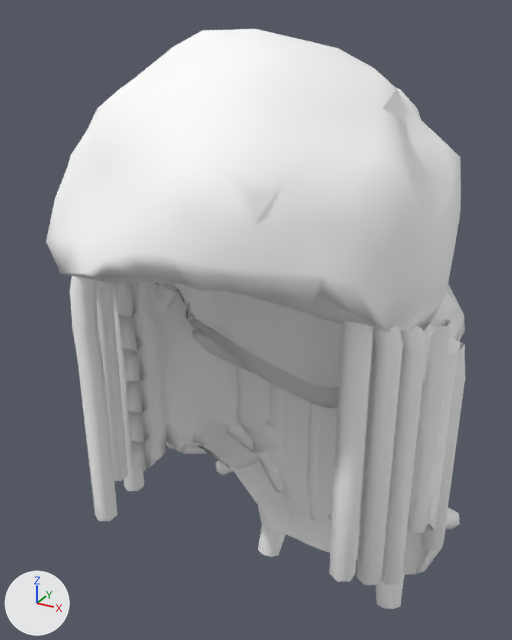
An edit to the glTF model public/avatars/hair/f-low.glb, drawn before and after from the same camera.
Rendered twice from a 50 mm camera at (0.216, -0.381, 1.763) aimed at (-0.021, 0.049, 1.548). Every picture has the same lights, and +X, +Y and +Z are marked at lower left. The older version comes first. Where no turn or scale is listed for an object, it has been applied to the vertices. Vertices at exactly the same position are counted once.

In view in the first picture: 'braids-lengths', 'bun', 'buzz', 'curls', 'locs-lengths', 'long-lengths' and 4 more.
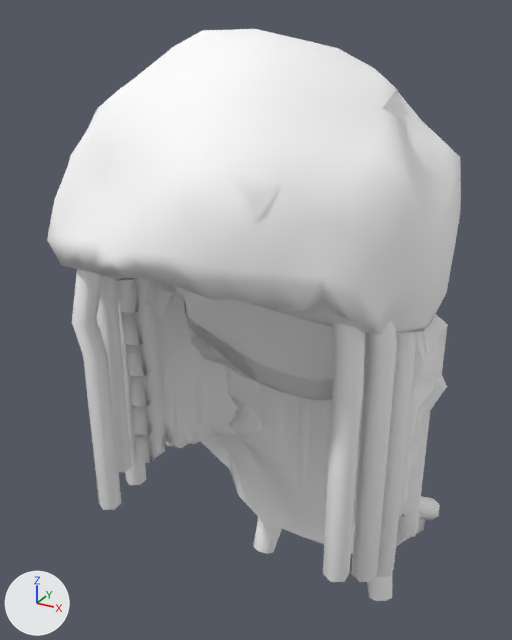
The change, as a diff of the scene's bpy script:
```diff
--- a/public/avatars/hair/f-low.glb.py
+++ b/public/avatars/hair/f-low.glb.py
@@ me_long_lengths @@
-me_long_lengths.from_pydata(...)  # 387 vertices, 718 faces; spans x -0.123..0.132, y -0.018..0.148, z 1.27..1.589
+me_long_lengths.from_pydata(...)  # 387 vertices, 718 faces; spans x -0.124..0.122, y -0.015..0.148, z 1.279..1.589
+# me_long_lengths part 1: 386 vertices removed from x -0.123..0.132, y -0.018..0.148, z 1.27..1.589; 386 vertices added at x -0.124..0.122, y -0.015..0.148, z 1.279..1.589
 me_long_lengths.materials.append(mat_part)
@@ me_braids_lengths @@
-me_braids_lengths.from_pydata(...)  # 208 vertices, 396 faces; spans x -0.076..0.093, y 0.078..0.171, z 1.23..1.55
+me_braids_lengths.from_pydata(...)  # 208 vertices, 396 faces; spans x -0.08..0.079, y 0.084..0.171, z 1.233..1.549
+# me_braids_lengths part 2: 104 of 208 vertices moved; they spanned x -0.076..-0.014, y 0.091..0.171, z 1.236..1.549 and now span x -0.08..-0.039, y 0.085..0.171, z 1.238..1.549; mean shift (-0.01, -0.003, 0.003); largest move (-0.015, 0.136, 1.342) -> (-0.071, 0.15, 1.341)
+# me_braids_lengths part 3: 104 of 208 vertices moved; they spanned x 0.032..0.093, y 0.078..0.169, z 1.23..1.55 and now span x 0.04..0.079, y 0.084..0.171, z 1.233..1.548; mean shift (-0.006, 0.004, 0.002); largest move (0.055, 0.094, 1.419) -> (0.045, 0.114, 1.412)
 me_braids_lengths.materials.append(mat_part)
@@ me_curls @@
-me_curls.from_pydata(...)  # 569 vertices, 1006 faces; spans x -0.124..0.13, y -0.122..0.155, z 1.471..1.752
+me_curls.from_pydata(...)  # 554 vertices, 976 faces; spans x -0.124..0.125, y -0.122..0.155, z 1.474..1.752
+# me_curls part 4: 134 vertices moved from x -0.12..0.118, y -0.122..0.11, z 1.471..1.656 to x -0.12..0.118, y -0.121..0.107, z 1.474..1.655; 164 vertices removed from x -0.116..0.13, y -0.118..0.109, z 1.473..1.653; 149 vertices added at x -0.116..0.118, y -0.118..0.109, z 1.475..1.654
 me_curls.materials.append(mat_part)
@@ me_locs_lengths @@
-me_locs_lengths.from_pydata(...)  # 617 vertices, 1074 faces; spans x -0.126..0.138, y -0.067..0.154, z 1.284..1.622
+me_locs_lengths.from_pydata(...)  # 602 vertices, 1044 faces; spans x -0.121..0.125, y -0.063..0.155, z 1.292..1.622
+# me_locs_lengths part 5: the loose piece of 42 vertices spanning x -0.111..-0.049, y 0.089..0.141, z 1.328..1.56 is rebuilt with 42 vertices and now spans x -0.1..-0.071, y 0.083..0.145, z 1.342..1.56
+# me_locs_lengths part 6: the loose piece of 42 vertices spanning x -0.126..-0.082, y 0.067..0.12, z 1.361..1.561 is rebuilt with 42 vertices and now spans x -0.121..-0.084, y 0.062..0.093, z 1.392..1.561
+# me_locs_lengths part 7: the loose piece of 36 vertices spanning x -0.061..-0.027, y 0.108..0.14, z 1.331..1.56 is rebuilt with 36 vertices and now spans x -0.07..-0.05, y 0.101..0.153, z 1.326..1.56
+# me_locs_lengths part 8: the loose piece of 32 vertices spanning x -0.099..-0.079, y -0.067..-0.046, z 1.414..1.622 is rebuilt with 30 vertices and now spans x -0.102..-0.081, y -0.063..-0.039, z 1.419..1.622
+# me_locs_lengths part 9: the loose piece of 30 vertices spanning x 0.014..0.032, y 0.119..0.142, z 1.32..1.56 is rebuilt with 19 vertices and now spans x 0.005..0.02, y 0.122..0.143, z 1.324..1.56
+# me_locs_lengths part 10: the loose piece of 24 vertices spanning x 0.086..0.101, y -0.052..-0.034, z 1.429..1.621 is rebuilt with 30 vertices and now spans x 0.081..0.1, y -0.06..-0.039, z 1.434..1.622
+# me_locs_lengths part 11: the loose piece of 22 vertices spanning x 0.095..0.12, y -0.009..0.01, z 1.399..1.608 is rebuilt with 18 vertices and now spans x 0.093..0.114, y -0.01..0.008, z 1.404..1.607
+# me_locs_lengths part 12: the loose piece of 20 vertices spanning x 0.09..0.112, y -0.031..-0.011, z 1.414..1.614 is rebuilt with 18 vertices and now spans x 0.091..0.11, y -0.035..-0.016, z 1.419..1.613
+# me_locs_lengths part 13: the loose piece of 18 vertices spanning x -0.115..-0.094, y -0.012..0.006, z 1.399..1.607 is rebuilt with 18 vertices and now spans x -0.114..-0.094, y -0.01..0.008, z 1.404..1.607
+# me_locs_lengths part 14: the loose piece of 18 vertices spanning x -0.108..-0.092, y -0.039..-0.021, z 1.429..1.611 is rebuilt with 18 vertices and now spans x -0.108..-0.091, y -0.034..-0.016, z 1.434..1.612
+# me_locs_lengths part 15: a new loose piece of 40 vertices spanning x 0.085..0.125, y 0.062..0.094, z 1.391..1.562, in mat_part (white #ffffff)
+# me_locs_lengths part 16: a new loose piece of 30 vertices spanning x 0.092..0.124, y 0.039..0.061, z 1.401..1.564, in mat_part (white #ffffff)
+# me_locs_lengths part 17: 81 vertices removed from x 0.107..0.138, y 0.015..0.107, z 1.377..1.587
+# other edits to the shape of me_locs_lengths do not show in these pictures
 me_locs_lengths.materials.append(mat_part)
```

Changed parts and their boxes (x1, y1, x2, y2) in the pictures (512 x 640 px; the box of a moved part takes in the faces that stretch with it):
'curls', reshaped
    before: (46, 29, 465, 408)
    after: (47, 29, 461, 400)
'locs-lengths', reshaped
    before: (70, 276, 465, 585)
    after: (72, 269, 447, 582)
'long-lengths', reshaped
    before: (118, 282, 460, 574)
    after: (121, 279, 448, 554)
'braids-lengths', reshaped (mostly hidden)
    before: (236, 296, 405, 609)
    after: (227, 300, 397, 601)
part 2 of me_braids_lengths, moved or reshaped
    before: (236, 296, 286, 557)
    after: (227, 367, 282, 554)
part 3 of me_braids_lengths, moved or reshaped
    before: (376, 574, 405, 609)
    after: (367, 546, 397, 601)
part 4 of me_curls, moved or reshaped
    before: (46, 188, 465, 408)
    after: (47, 188, 446, 400)
part 5 of me_locs_lengths, rebuilt (mostly hidden afterwards)
    before: (216, 362, 260, 475)
    after: (216, 371, 227, 436)
part 6 of me_locs_lengths, rebuilt
    before: (176, 420, 207, 454)
    after: (188, 326, 205, 444)
part 7 of me_locs_lengths, rebuilt (mostly hidden afterwards)
    before: (256, 421, 283, 493)
    after: (248, 397, 265, 476)
part 8 of me_locs_lengths, rebuilt
    before: (70, 276, 118, 521)
    after: (72, 269, 121, 510)
part 9 of me_locs_lengths, rebuilt (mostly hidden before)
    before: (328, 408, 338, 520)
    after: (324, 399, 332, 504)
part 10 of me_locs_lengths, rebuilt
    before: (329, 321, 373, 582)
    after: (323, 324, 365, 582)
part 11 of me_locs_lengths, rebuilt
    before: (380, 326, 427, 585)
    after: (376, 332, 416, 577)
part 12 of me_locs_lengths, rebuilt
    before: (356, 326, 403, 585)
    after: (352, 321, 397, 582)
part 13 of me_locs_lengths, rebuilt (6% narrower)
    before: (112, 284, 144, 491)
    after: (116, 280, 146, 485)
part 14 of me_locs_lengths, rebuilt
    before: (96, 281, 128, 481)
    after: (96, 276, 132, 472)
part 15 of me_locs_lengths, added
    after: (419, 496, 440, 520)
part 16 of me_locs_lengths, added
    after: (398, 376, 447, 537)
part 17 of me_locs_lengths, deleted
    before: (407, 320, 465, 550)
'bun', unchanged, covered by the edit
    before: (155, 282, 339, 408)
'ponytail', unchanged, uncovered by the edit
    after: (158, 281, 333, 400)
